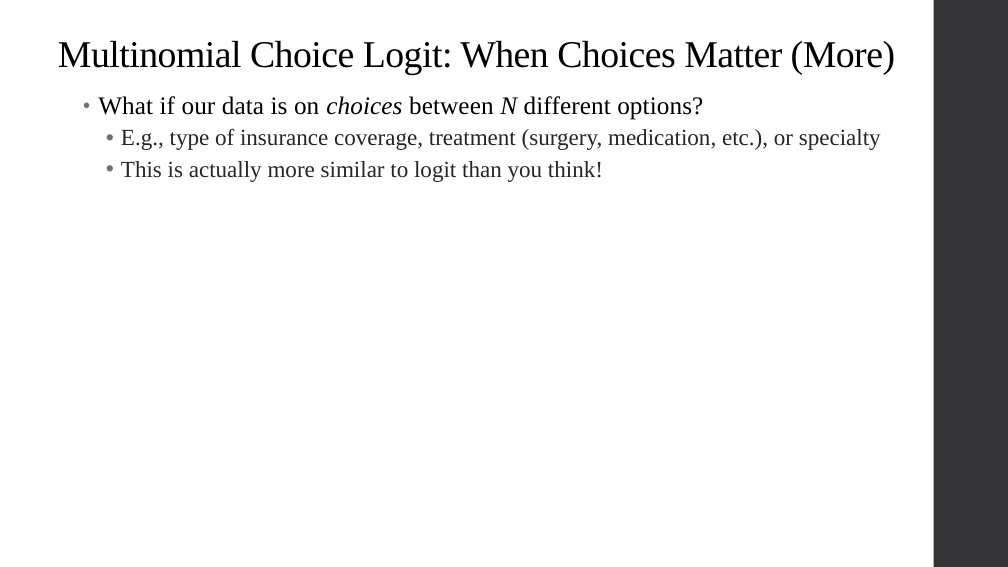
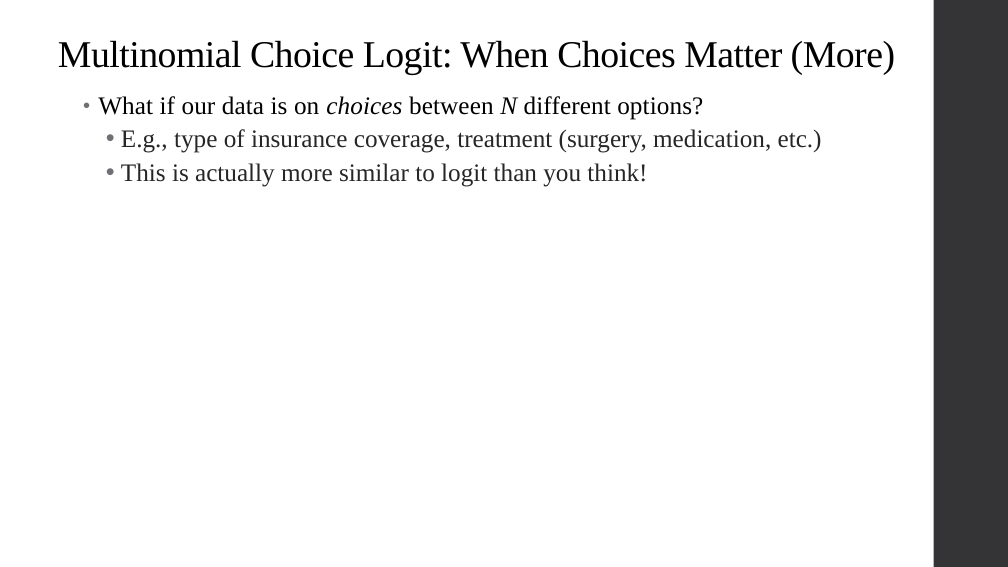
Before and after one commit to qiufei/fork-HAD5744, a slide deck: slide 52 of Lecture07-08_BinaryDepVars/Lecture7_BinaryDepVars_2022F.pptx. Drawn at 1008x567 pixels with LibreOffice and Linux fonts; fonts in the diff are those of the drawing. Boxes give left, top, right and bottom in pixels: in the first picture for what was removed or moved away, otherwise in the second. Text is boxed around its words. In the diff, an @@ line names an element or a change of style, - is before the commit and + after.

```diff
--- a/Lecture07-08_BinaryDepVars/Lecture7_BinaryDepVars_2022F.pptx
+++ b/Lecture07-08_BinaryDepVars/Lecture7_BinaryDepVars_2022F.pptx
@@ text at [121,129,822,153]: text changed; size 22 to 24 pt @@
-  • E.g., type of insurance coverage, treatment (surgery, medication, etc.), or specialty
+  • E.g., type of insurance coverage, treatment (surgery, medication, etc.)
@@ text at [121,163,647,187]: size 22 to 24 pt in "This is actually more similar to logit ..." @@
```
Also in this commit, not shown: 6 other slides changed, 1 slide added, 9 other files.
